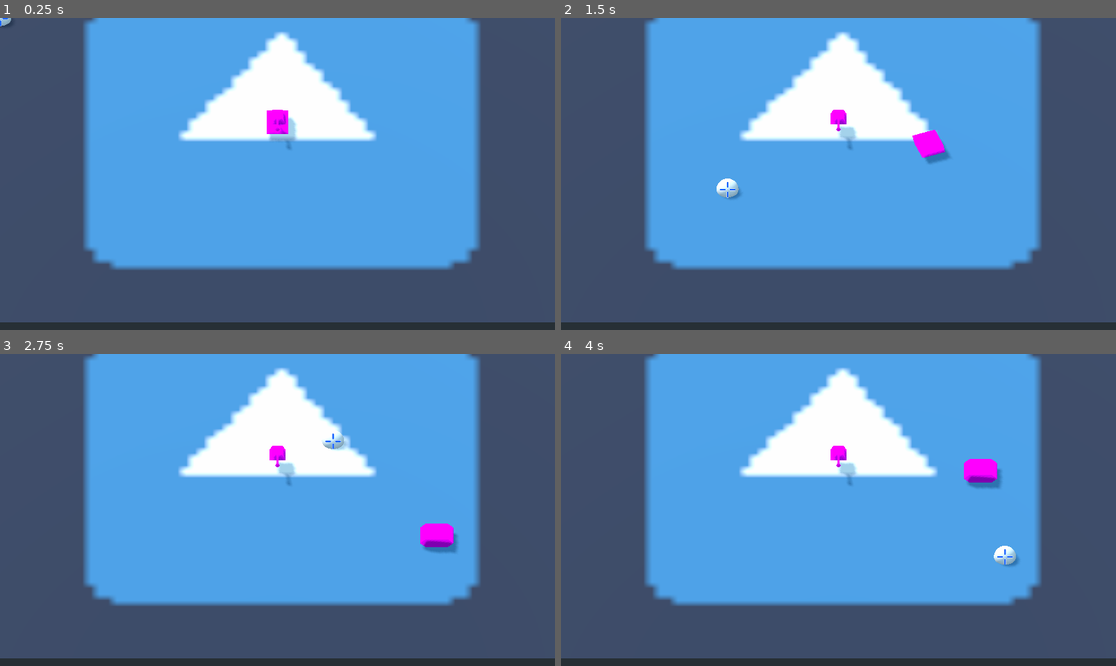
Above: before the commit, frames 1-4 (two rows, left to right).
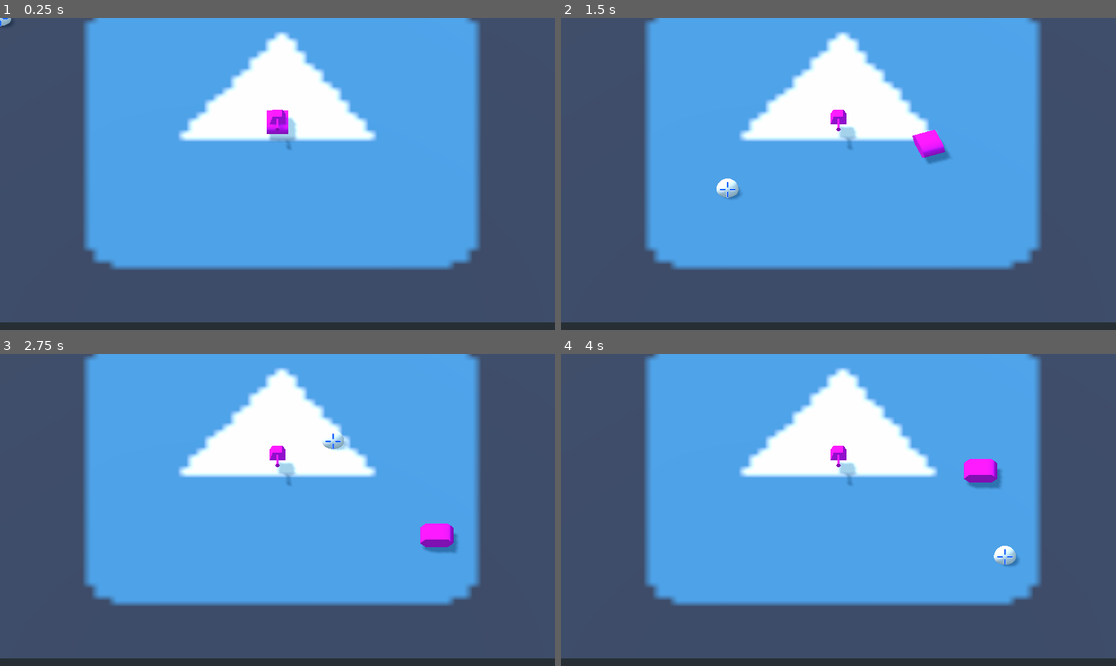
Above: after the commit, the same moments.

Repository: Hasnep/combatanks
Game: Godot game, scene res://World.tscn
Two runs of this game, one before a commit and one after it. Both use one fixed random seed, a clock stepped at 60 frames per second and the inputs below. The engine's default icon, where the game draws it, is replaced by a stand-in: a white triangle on a blue panel in a dark square.
Inputs (mouse positions are in pixels of both pictures, inside the frame that each line leads up to):
- Up to frame 1 (0.25 s): no input
- Up to frame 2 (1.5 s): tap Enter at 0.5 s; move the mouse to (960, 158) at 0.52 s; hold Right (move_right) 0.53-1.28 s; move the mouse to (727, 189) at 1.27 s; hold Down (move_down) from 1.28 s (still down)
- Up to frame 3 (2.75 s): move the mouse to (333, 441) at 2.02 s; release Down (move_down) at 2.03 s; hold Right (move_right) from 2.03 s (still down)
- Up to frame 4 (4 s): move the mouse to (810, 572) at 2.77 s; release Right (move_right) at 2.78 s; hold Up (move_up) 2.78-3.53 s; move the mouse to (1005, 556) at 3.52 s; hold Left (move_left) from 3.53 s (still down)

The runs differ from the first frame. In frame 1, 0.3% of the frame differs, in the area x 48-52%, y 29-38%; in frame 2, 0.4%; in frame 3, 0.5%; in frame 4, 0.5%, in the area x 48-79%, y 29-41%.

Commit message:
Remove cellshading from tank texture

Diff:
--- a/Tank/TankTexture.tres
+++ b/Tank/TankTexture.tres
@@ -1,6 +1,4 @@
 [gd_resource type="SpatialMaterial" format=2]
 
 [resource]
-params_diffuse_mode = 4
-params_specular_mode = 3
 albedo_color = Color( 1, 0, 1, 1 )
